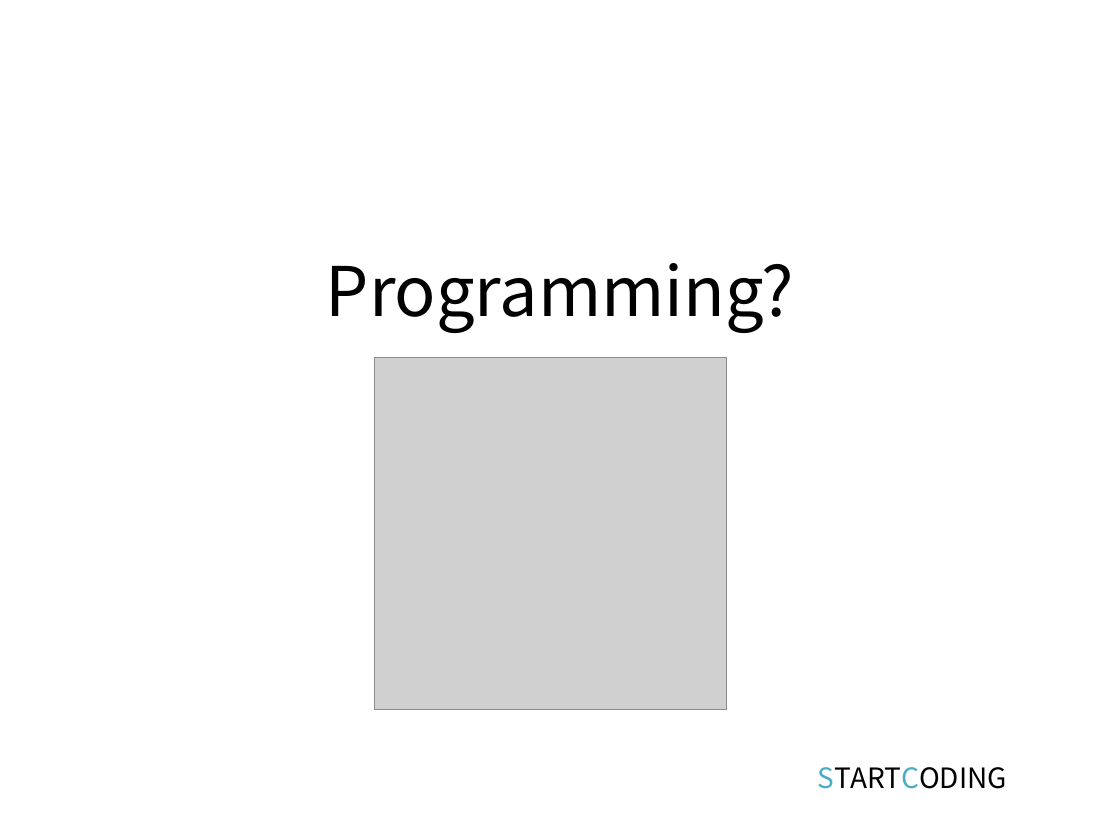
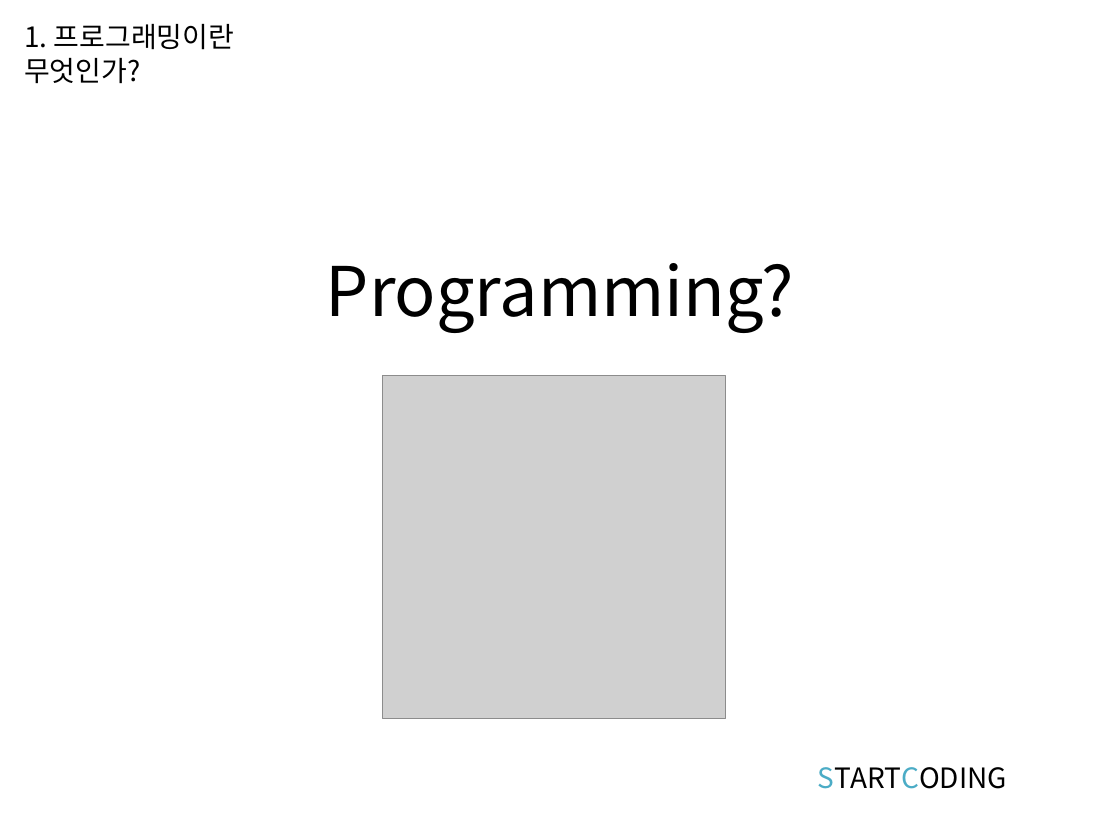
Before and after one commit to kwonkijun/web, a slide deck: slide 2 of 프론트엔드기초(PPT)/웹프로그래밍 1강_강의소개.pptx. Drawn at 1120x840 pixels with LibreOffice and Linux fonts; fonts in the diff are those of the drawing; grey boxes stand for pictures. Boxes give left, top, right and bottom in pixels: in the first picture for what was removed or moved away, otherwise in the second. Text is boxed around its words. In the diff, an @@ line names an element or a change of style, - is before the commit and + after.

```diff
--- a/프론트엔드기초(PPT)/웹프로그래밍 1강_강의소개.pptx
+++ b/프론트엔드기초(PPT)/웹프로그래밍 1강_강의소개.pptx
@@ text added at bbox=[24, 24, 234, 83], 18 pt, text #000000 @@
+1. 프로그래밍이란 무엇인가?
@@ picture: place and size @@
-picture at bbox=[375, 357, 727, 709]
+picture at bbox=[383, 376, 726, 719]
```
Also in this commit, not shown: 12 other slides changed, 1 slide added, 27 other files.
